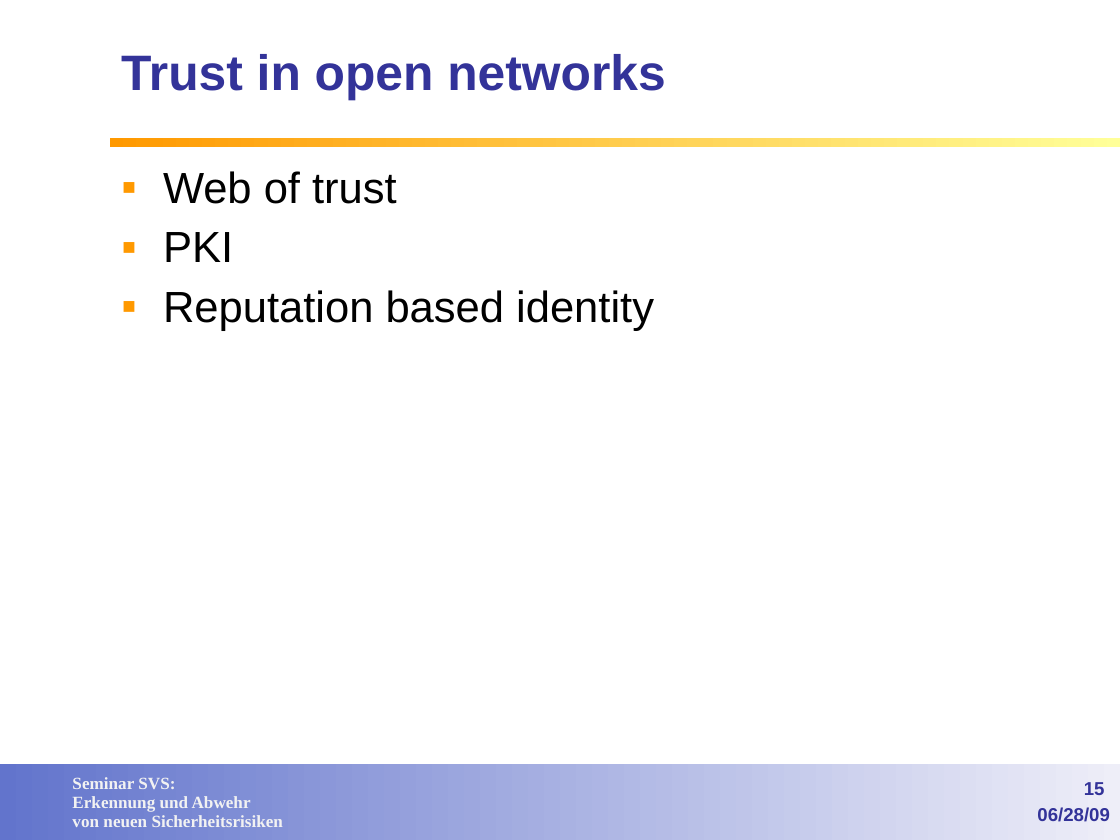
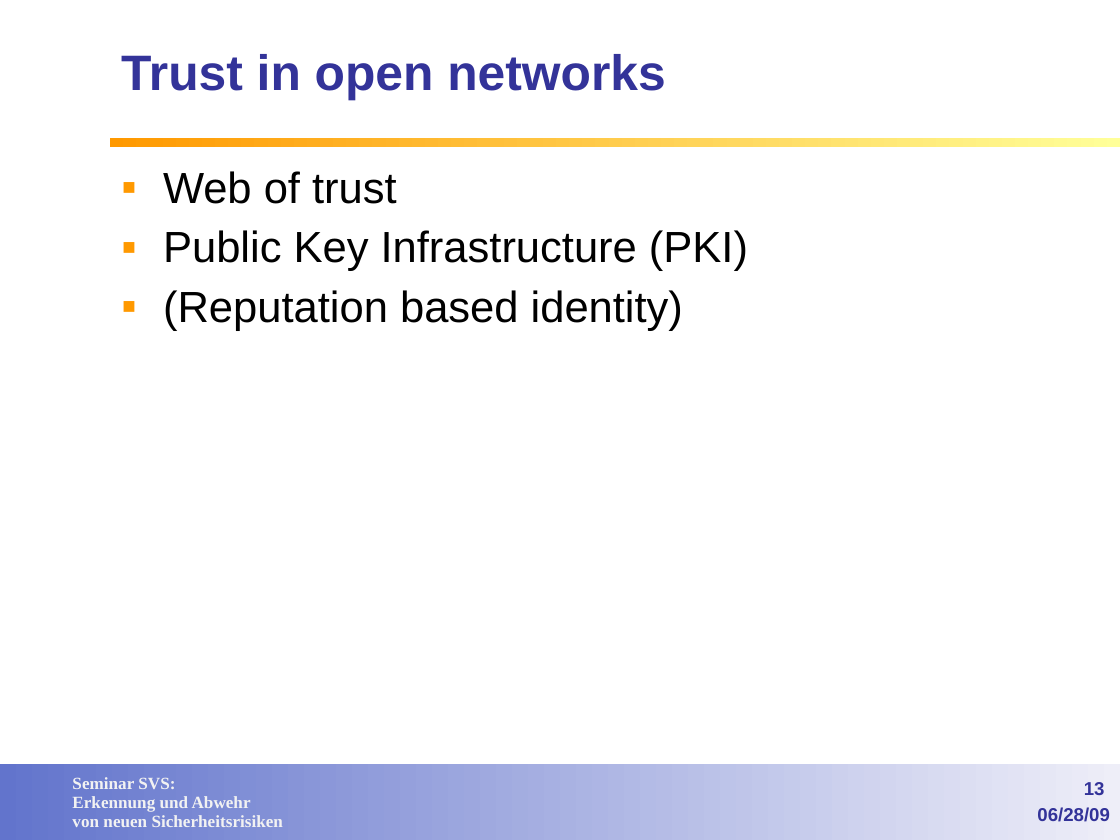
Before and after one commit to lemmy/SecuredSLP, a slide deck: slide 13 of doc/Service Discovery in open networks.ppt (slide 15 before the commit). Drawn at 1120x840 pixels with LibreOffice and Linux fonts; fonts in the diff are those of the drawing; background and template pictures are left out. Boxes give left, top, right and bottom in pixels: in the first picture for what was removed or moved away, otherwise in the second. Text is boxed around its words. In the diff, an @@ line names an element or a change of style, - is before the commit and + after.

```diff
--- a/doc/Service Discovery in open networks.ppt
+++ b/doc/Service Discovery in open networks.ppt
@@ text at [163,230,748,331]: text changed @@
-▪ PKI
-▪ Reputation based identity
+▪ Public Key Infrastructure (PKI)
+▪ (Reputation based identity)
@@ page number at [1084,782,1105,795]: text changed @@
-15
+13
```
Also in this commit, not shown: 15 other slides changed.
